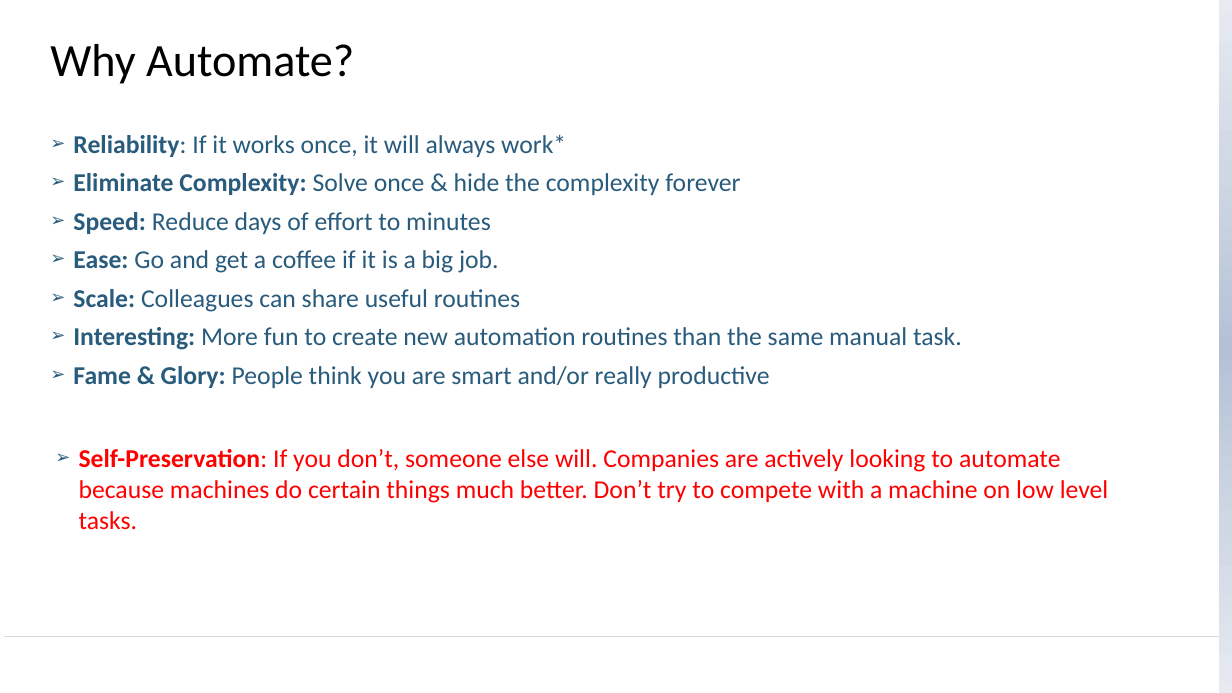
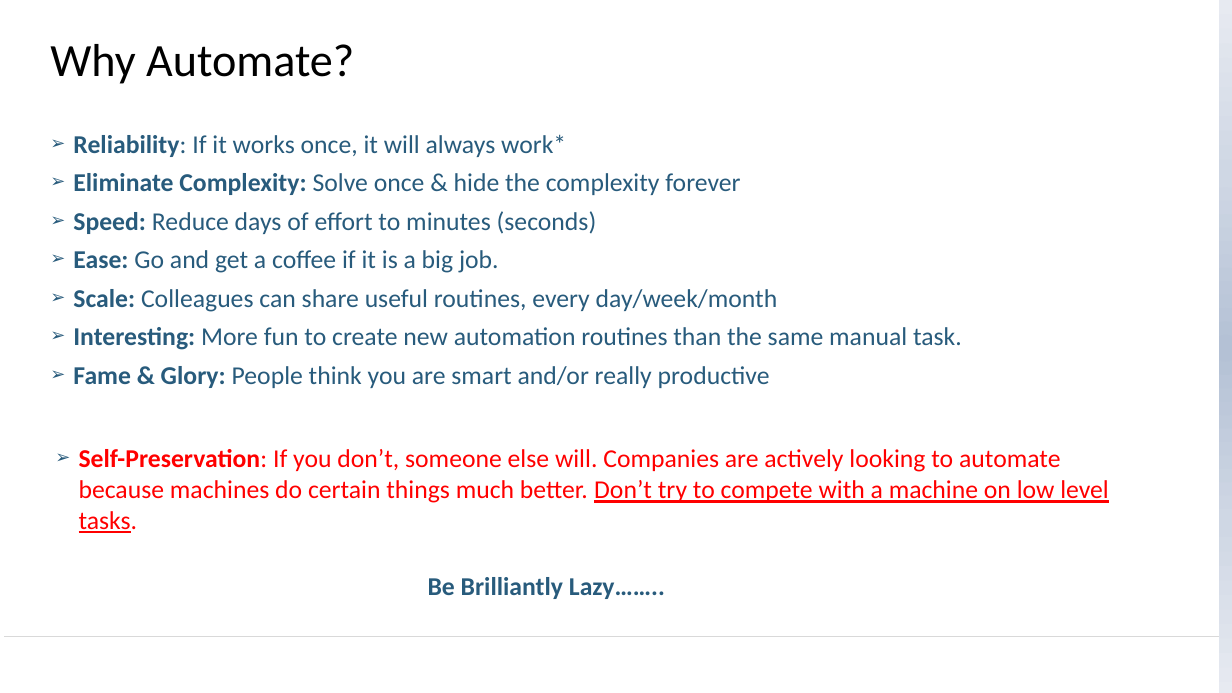
Before and after one commit to newtpm/iia-birmingham, a slide deck: slide 5 of Bravery - Brilliantly Lazy (Automation).pptx. Drawn at 1232x693 pixels with LibreOffice and Linux fonts; fonts in the diff are those of the drawing; background and template pictures are left out. Boxes give left, top, right and bottom in pixels: in the first picture for what was removed or moved away, otherwise in the second. Text is boxed around its words. In the diff, an @@ line names an element or a change of style, - is before the commit and + after.

```diff
--- a/Bravery - Brilliantly Lazy (Automation).pptx
+++ b/Bravery - Brilliantly Lazy (Automation).pptx
@@ text at [73,211,597,234]: text changed @@
-➢ Speed: Reduce days of effort to minutes
+➢ Speed: Reduce days of effort to minutes (seconds)
@@ text at [73,289,778,312]: text changed @@
-➢ Scale: Colleagues can share useful routines
+➢ Scale: Colleagues can share useful routines, every day/week/month
@@ text "Self-Preservation: If you don’t, someone ..." at [79,449,1109,503]: underline on in "Don’t try to compete with a machine ..." @@
@@ text added at [428,577,665,599], 20 pt, text #285B7C, bold @@
+Be Brilliantly Lazy……..
```
Also in this commit, not shown: 2 other slides changed, 5 slides added, 1 slide removed, 2 other files.
